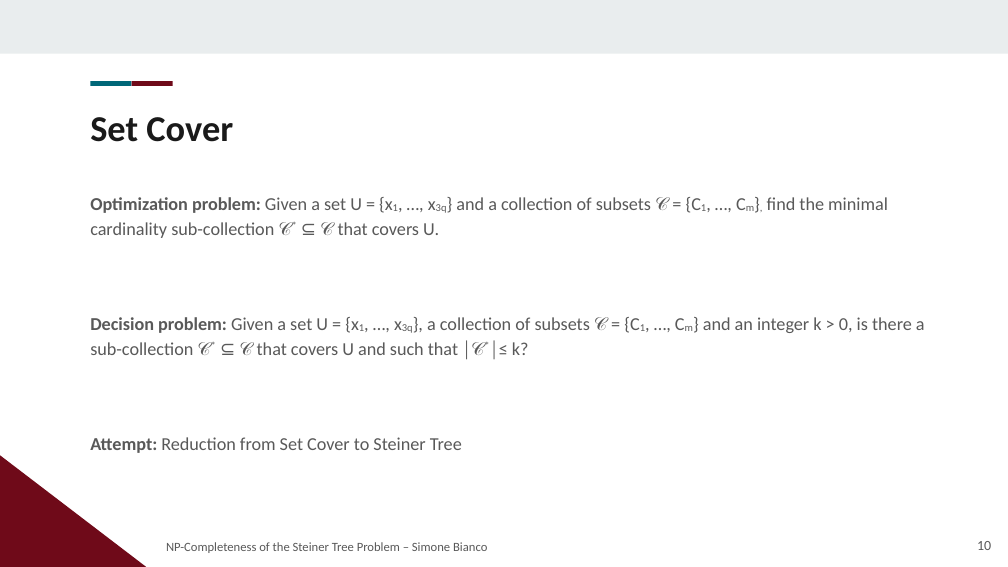
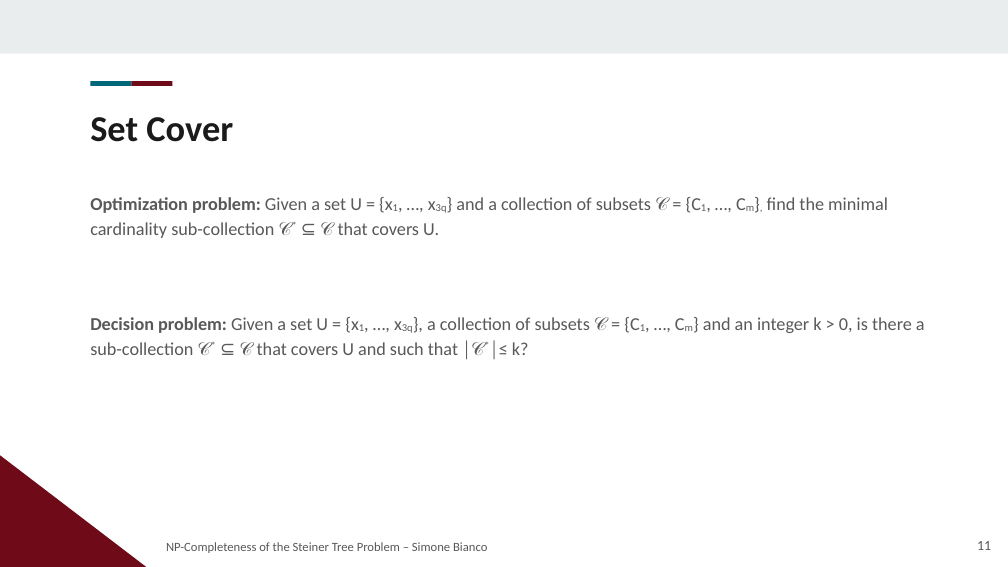
Before and after one commit to Exyss/university-notes, a slide deck: slide 11 of Presentations/Steiner Tree/slides.odp (slide 10 before the commit). Drawn at 1008x567 pixels with LibreOffice and Linux fonts; fonts in the diff are those of the drawing; background and template pictures are left out. Boxes give left, top, right and bottom in pixels: in the first picture for what was removed or moved away, otherwise in the second. Text is boxed around its words. In the diff, an @@ line names an element or a change of style, - is before the commit and + after.

```diff
--- a/Presentations/Steiner Tree/slides.odp
+++ b/Presentations/Steiner Tree/slides.odp
@@ text at [90, 437, 462, 453]: paragraph removed @@
-Attempt: Reduction from Set Cover to Steiner Tree
@@ page number at [977, 541, 991, 550]: text changed @@
-10
+11
```
Also in this commit, not shown: 1 other slide changed, 5 slides added, 3 other files.
